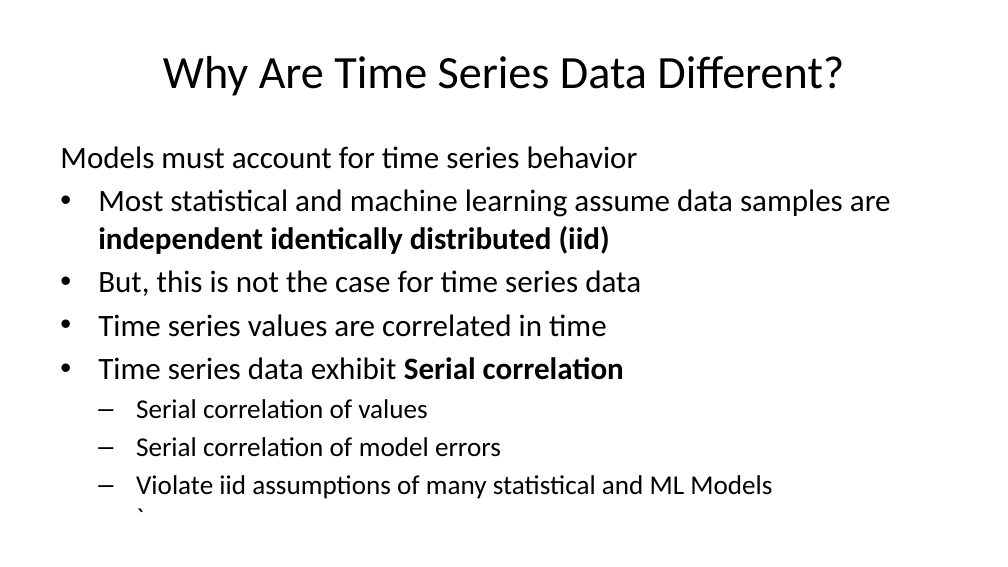
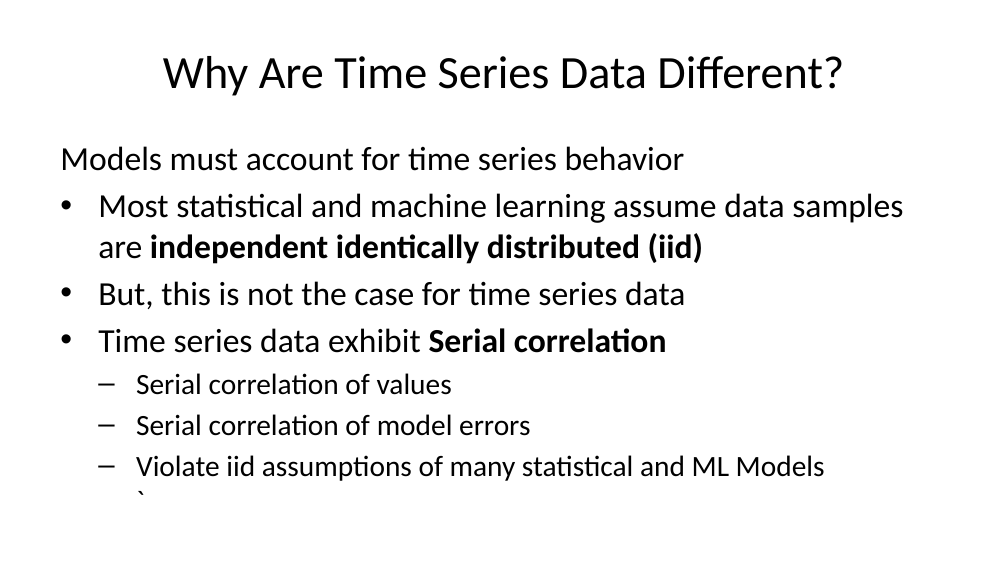
Before and after one commit to StephenElston/CSCI-E-83, a slide deck: slide 4 of LectureSlides/12_IntroductionToTimeSeriesForecasting.pptx. Drawn at 1008x567 pixels with LibreOffice and Linux fonts; fonts in the diff are those of the drawing. Boxes give left, top, right and bottom in pixels: in the first picture for what was removed or moved away, otherwise in the second. Text is boxed around its words. In the diff, an @@ line names an element or a change of style, - is before the commit and + after.

```diff
--- a/LectureSlides/12_IntroductionToTimeSeriesForecasting.pptx
+++ b/LectureSlides/12_IntroductionToTimeSeriesForecasting.pptx
@@ text "Models must account for time ..." at (60,146,903,481): size 22.2 to 24 pt in "Models must account for time series behavior", "Most statistical and machine learning assume data ...", "But, this is not the case for ...", "Time series data exhibit Serial correlation"; size 19.4 to 21 pt in "Serial correlation of values", "Serial correlation of model errors", "Violate iid assumptions of many statistical and ..." @@
@@ text at (98,314,607,337): paragraph removed @@
-• Time series values are correlated in time
```
Also in this commit, not shown: 6 other slides changed, 1 slide added.
